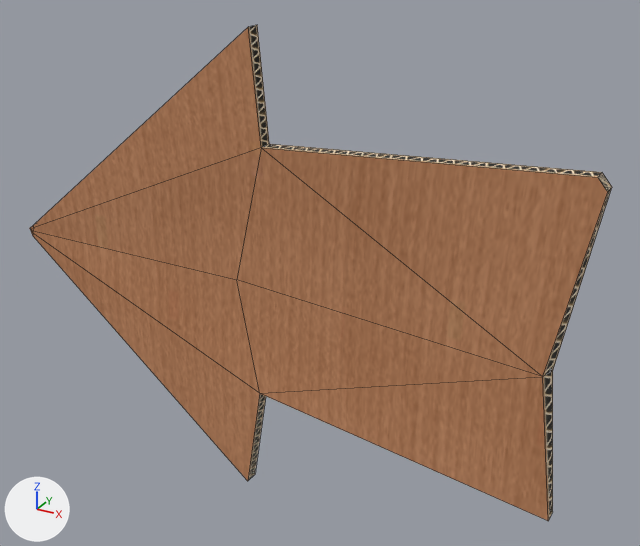
The FBX model Assets/3D/Interactive/ArrowCardboard.FBX: old version first, new version second.
Before and after are seen from a 50 mm camera at (0.742, -1.154, 0.607) aimed at (0.085, 0.04, 0.01). Arrows for +X, +Y and +Z are at lower left; the lights stay in place. Mesh edges are drawn as thin lines. Where no turn or scale is listed for an object, it has been applied to the vertices.

In view in the first picture: 'ArrowCardboard'.
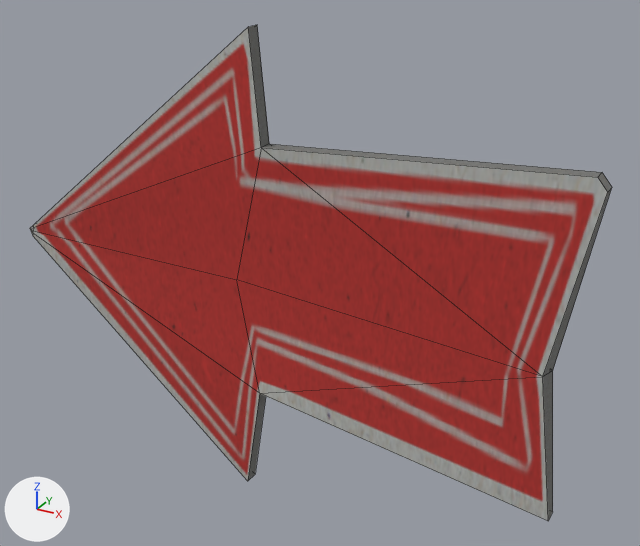
What differs and where, as boxes [x1, y1, x2, y2] in the pictures (640 x 546 px):
'ArrowCardboard', recoloured (brown to red): [30, 25, 612, 521] in both

What the commit changed:
Picture 'ArrowCardboard.png' (img_arrowcardboard_png) is new.
Material 'Material #2778' (mat_material__2778) is new.
Its texture is img_arrowcardboard_png.
Its roughness is 0.859.
me_mesh has 30 vertices, 35 faces and spans x -0.514..0.542, y -0.025..0.017, z -0.414..0.414.
me_mesh no longer uses material mat_material__2777 (picture img_cardboard_png).
me_mesh now uses material mat_material__2778 (picture img_arrowcardboard_png).
